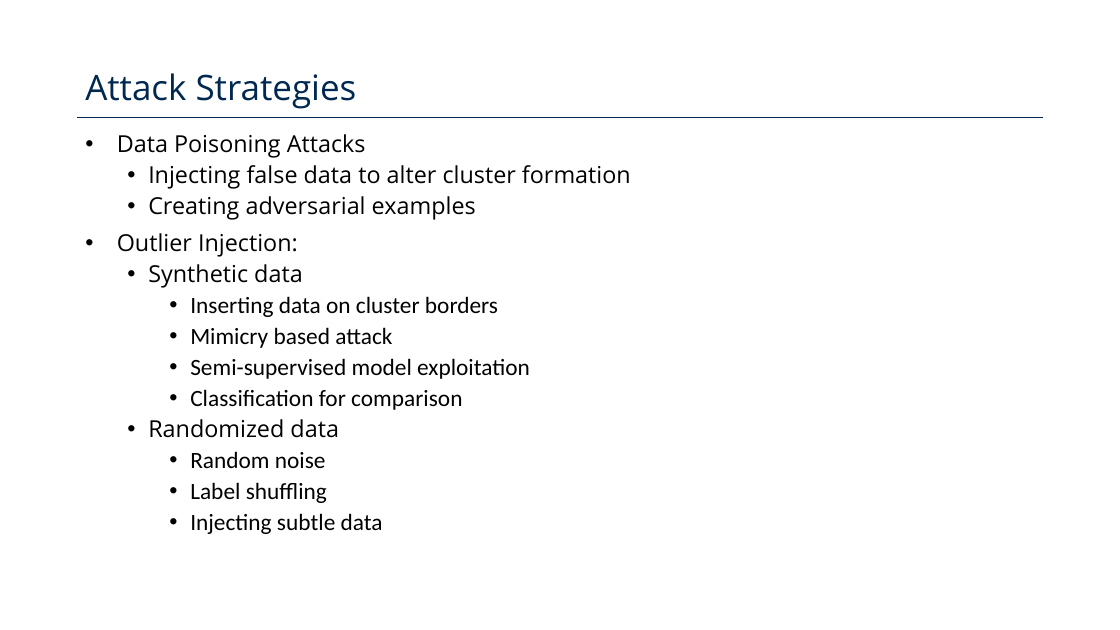
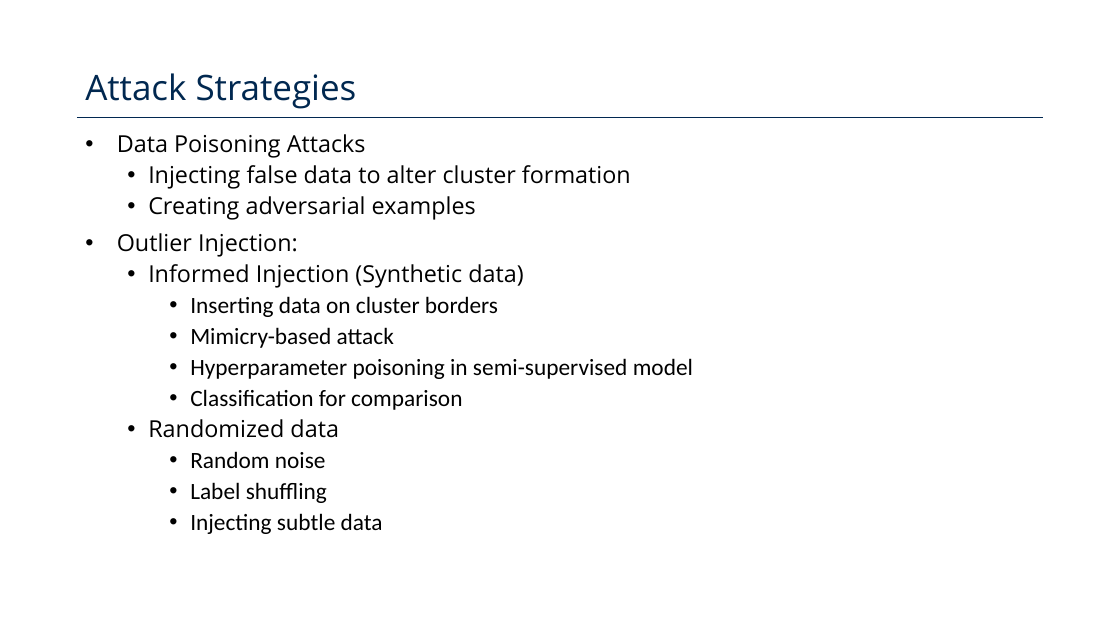
Before and after one commit to Poison-Cluster/poison-cluster, a slide deck: slide 3 of poison_cluster_defense.pptx. Drawn at 1120x630 pixels with LibreOffice and Linux fonts; fonts in the diff are those of the drawing; background and template pictures are left out. Boxes give left, top, right and bottom in pixels: in the first picture for what was removed or moved away, otherwise in the second. Text is boxed around its words. In the diff, an @@ line names an element or a change of style, - is before the commit and + after.

Commit message:
Update presentation !!!

```diff
--- a/poison_cluster_defense.pptx
+++ b/poison_cluster_defense.pptx
@@ text at (148,264,523,288): text changed @@
-  • Synthetic data
+  • Informed Injection (Synthetic data)
@@ text at (190,327,693,379): text changed @@
-    • Mimicry based attack
-    • Semi-supervised model exploitation
+    • Mimicry-based attack
+    • Hyperparameter poisoning in semi-supervised model
```
Also in this commit, not shown: 1 other slide changed, 7 slides added.
